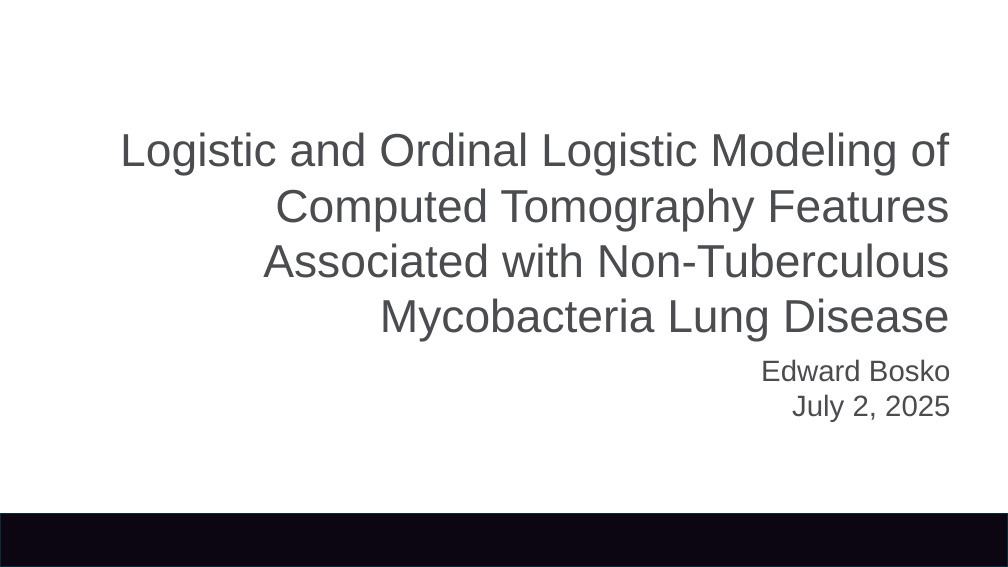
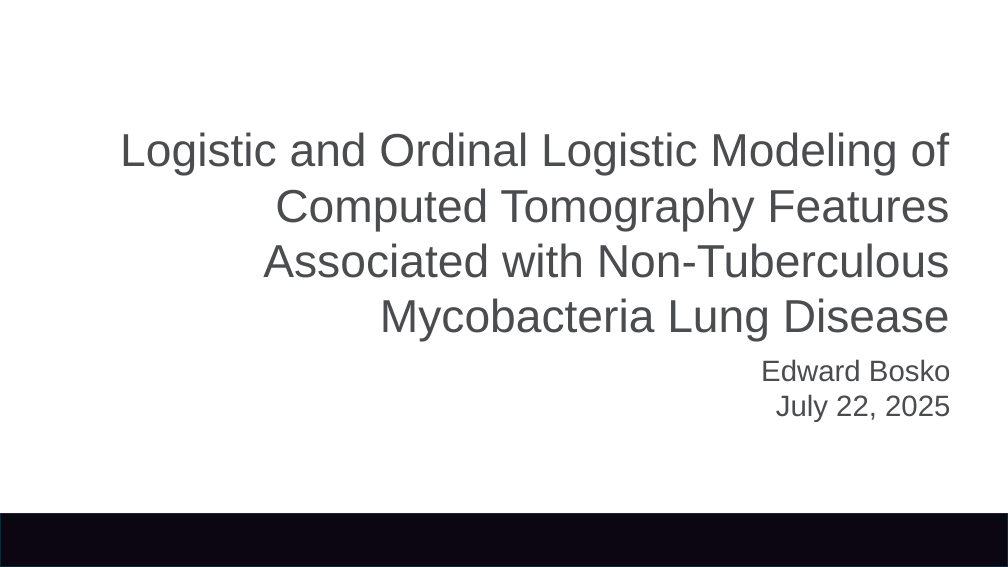
Before and after one commit to ebosko/BIOS-Thesis, a slide deck: slide 1 of Reports/Presentation/FinalPresentation.pptx. Drawn at 1008x567 pixels with LibreOffice and Linux fonts; fonts in the diff are those of the drawing; background and template pictures are left out. Boxes give left, top, right and bottom in pixels: in the first picture for what was removed or moved away, otherwise in the second. Text is boxed around its words. In the diff, an @@ line names an element or a change of style, - is before the commit and + after.

```diff
--- a/Reports/Presentation/FinalPresentation.pptx
+++ b/Reports/Presentation/FinalPresentation.pptx
@@ text at [776,394,950,422]: text changed @@
-July 2, 2025
+July 22, 2025
```
Also in this commit, not shown: 8 other slides changed, 3 other files.
